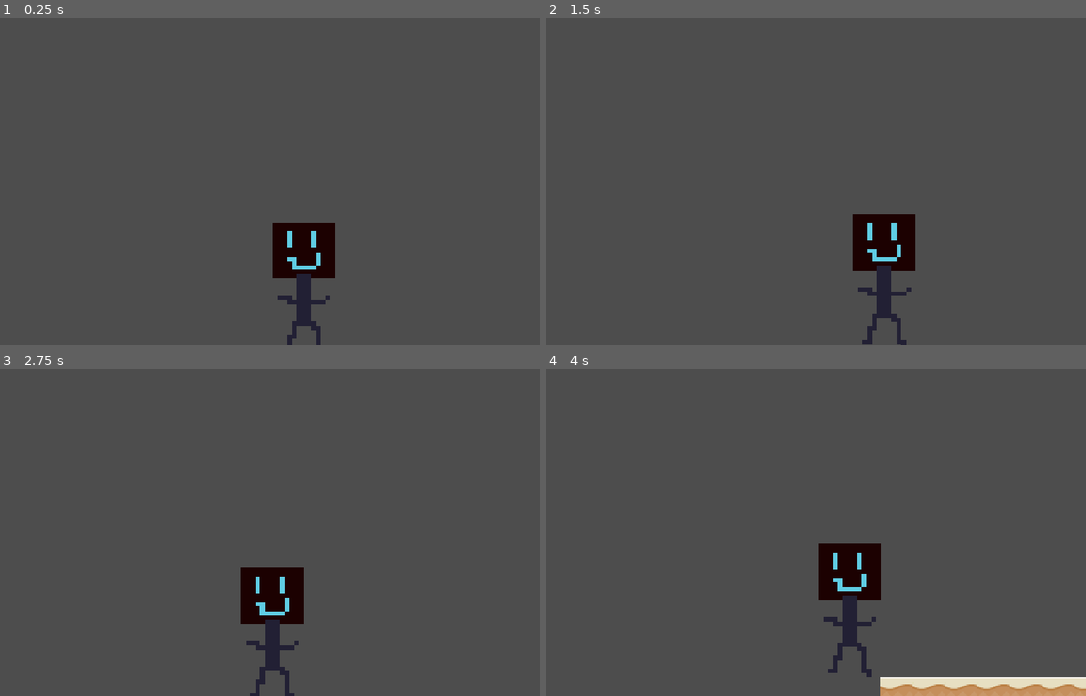
Above: before the commit, frames 1-4 (two rows, left to right).
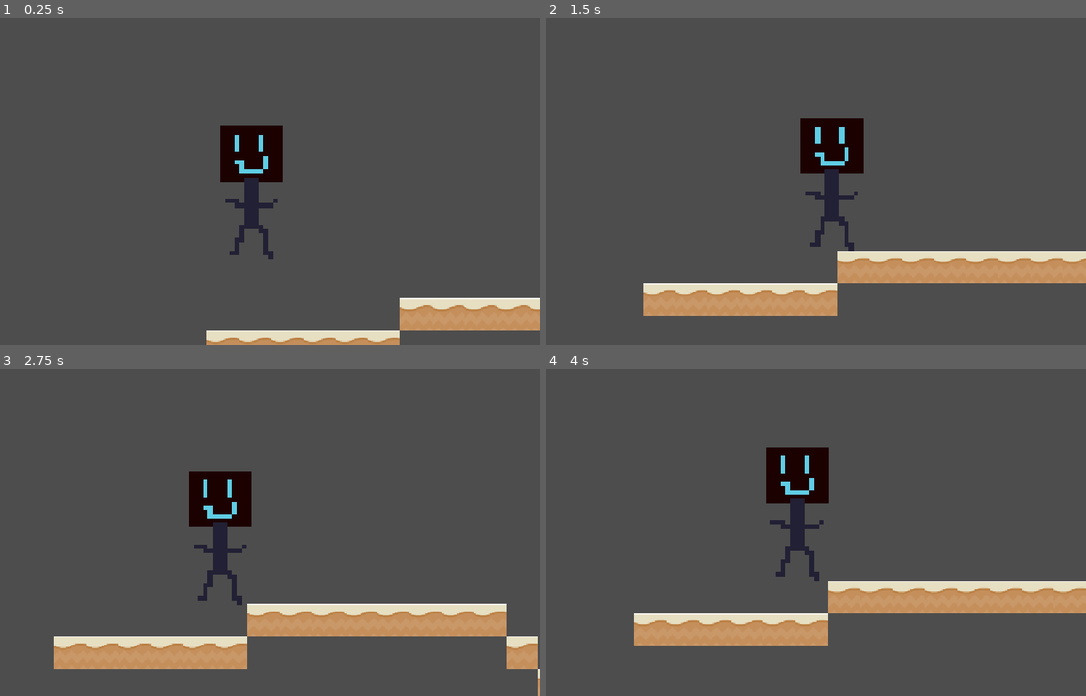
Above: after the commit, the same moments.

Repository: Reprogram2911/BouncyCastle
Game: Godot game, scene res://main.tscn
Two runs of this game, one before a commit and one after it. Both use one fixed random seed, a clock stepped at 60 frames per second and the inputs below. Before the commit the project has no main scene; this scene is started directly in both runs.
Inputs:
- Up to frame 1 (0.25 s): no input
- Up to frame 2 (1.5 s): tap Enter (ui_accept) at 0.5, 0.77 s; hold Right (ui_right) from 0.53 s (still down)
- Up to frame 3 (2.75 s): tap Enter (ui_accept) at 1.52 s; release Right (ui_right) at 2.03 s; hold Left (ui_left) from 2.03 s (still down)
- Up to frame 4 (4 s): release Left (ui_left) at 2.78 s; hold Right (ui_right) from 2.78 s (still down); tap Enter (ui_accept) at 3.02, 3.77 s

The runs differ from the first frame. In frame 1, 9.4% of the frame differs, in the area x 38-100%, y 32-100%; in frame 2, 13%; in frame 3, 14%; in frame 4, 15%, in the area x 16-100%, y 24-100%.

Commit message:
no idea

Diff:
--- a/main.tscn
+++ b/main.tscn
@@ -59,7 +59,7 @@
 texture = ExtResource("1_0xm2m")
 
 [node name="Camera2D" type="Camera2D" parent="Player" unique_id=1768659534]
-position = Vector2(94, 1)
+position = Vector2(197.83282, 192.30846)
 position_smoothing_enabled = true
 position_smoothing_speed = 4.0
 
--- a/player.gd
+++ b/player.gd
@@ -4,18 +4,16 @@
 const SPEED = 300.0
 const JUMP_VELOCITY = -400.0
 
+var was_on_floor := false
+
 
 func _physics_process(delta: float) -> void:
-	# Add the gravity.
 	if not is_on_floor():
 		velocity += get_gravity() * delta
 
-	# Handle jump.
 	if Input.is_action_just_pressed("ui_accept") and is_on_floor():
 		velocity.y = JUMP_VELOCITY
 
-	# Get the input direction and handle the movement/deceleration.
-	# As good practice, you should replace UI actions with custom gameplay actions.
 	var direction := Input.get_axis("ui_left", "ui_right")
 	if direction:
 		velocity.x = direction * SPEED
@@ -23,3 +21,12 @@
 		velocity.x = move_toward(velocity.x, 0, SPEED)
 
 	move_and_slide()
+
+	if is_on_floor() and not was_on_floor:
+		_on_landed()
+
+	was_on_floor = is_on_floor()
+
+
+func _on_landed() -> void:
+	pass
--- a/project.godot
+++ b/project.godot
@@ -11,6 +11,7 @@
 [application]
 
 config/name="haven_final"
+run/main_scene="uid://dkqrps3832630"
 config/features=PackedStringArray("4.7", "GL Compatibility")
 config/icon="res://icon.svg"
 
